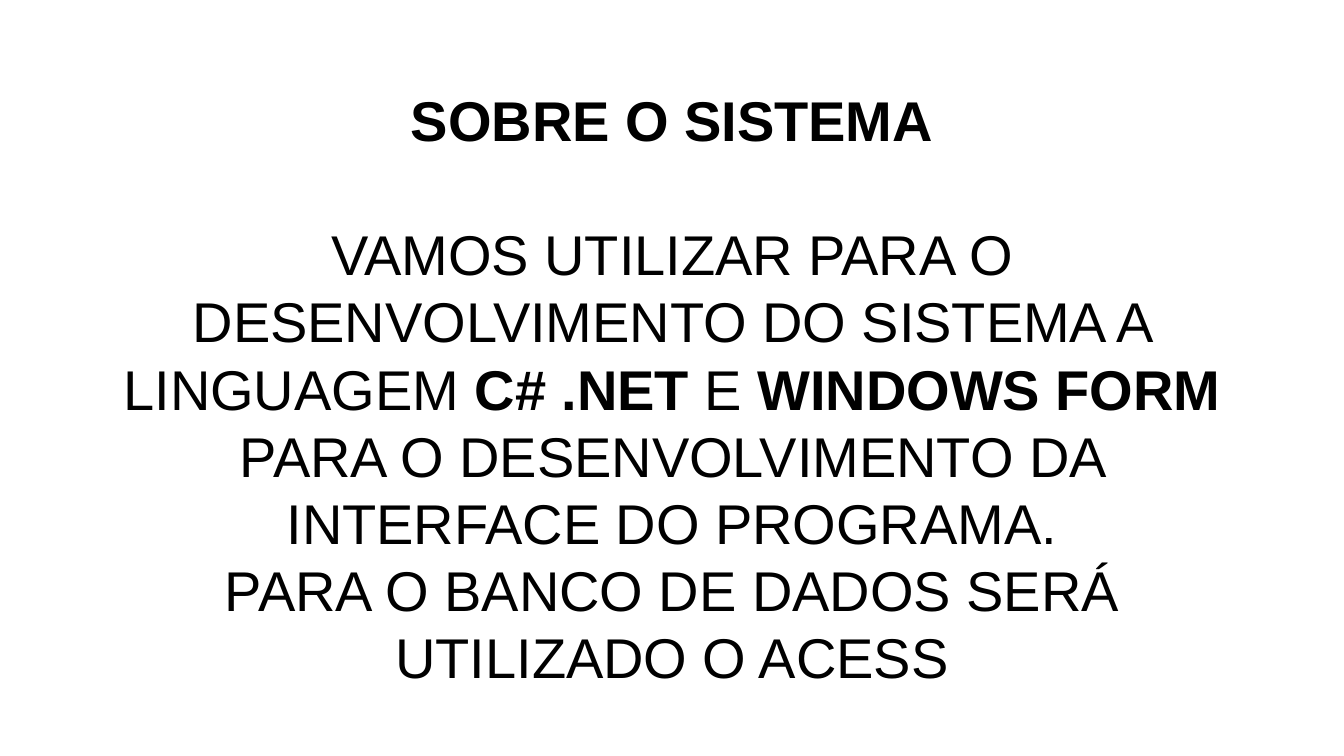
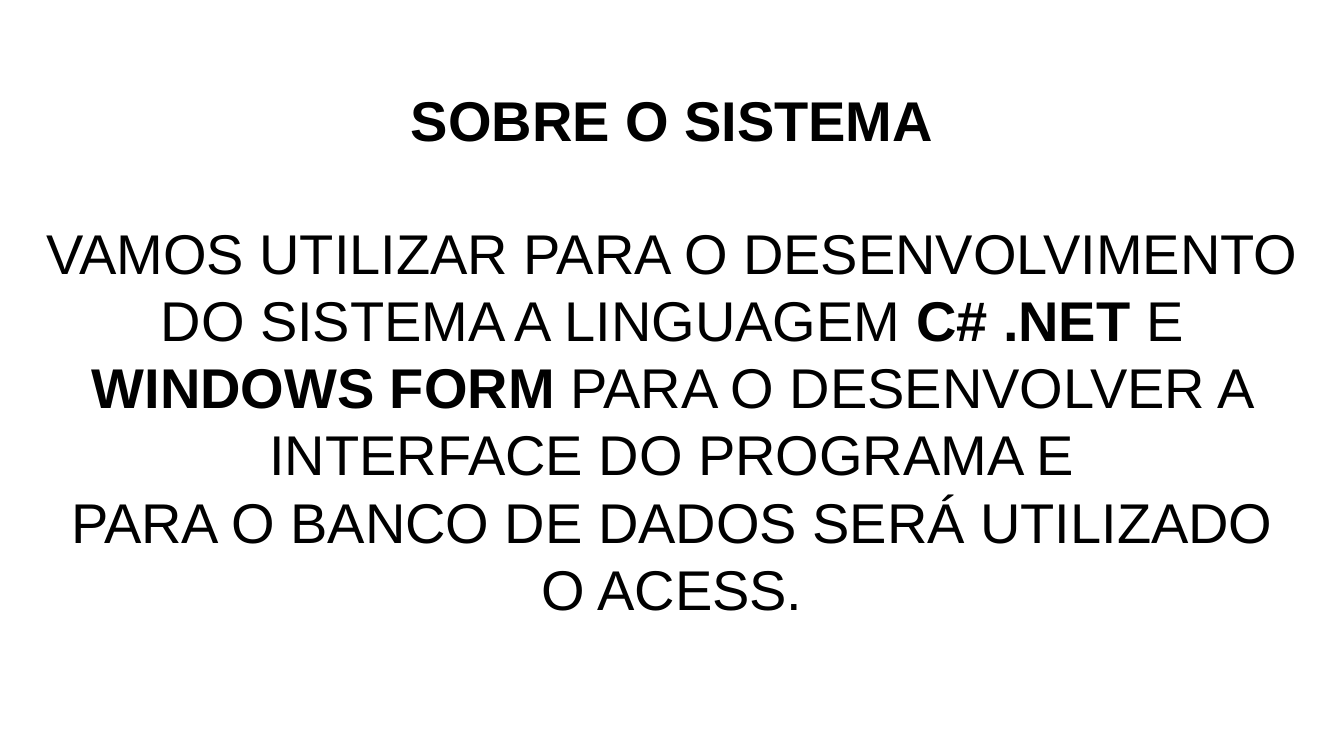
Before and after one commit to schotka/Prointer-V, a slide deck: slide 8 of 01-12-2020/Apresentação-faculdade - felipe schotka.pptx (slide 9 before the commit). Drawn at 1344x756 pixels with LibreOffice and Linux fonts; fonts in the diff are those of the drawing; background and template pictures are left out. Boxes give left, top, right and bottom in pixels: in the first picture for what was removed or moved away, otherwise in the second. Text is boxed around its words. In the diff, an @@ line names an element or a change of style, - is before the commit and + after.

```diff
--- a/01-12-2020/Apresentação-faculdade - felipe schotka.pptx
+++ b/01-12-2020/Apresentação-faculdade - felipe schotka.pptx
@@ text at (46, 235, 1297, 611): text changed @@
-VAMOS UTILIZAR PARA O DESENVOLVIMENTO DO SISTEMA A LINGUAGEM C# .NET E WINDOWS FORM PARA O DESENVOLVIMENTO DA INTERFACE DO PROGRAMA.
-PARA O BANCO DE DADOS SERÁ UTILIZADO O ACESS
+VAMOS UTILIZAR PARA O DESENVOLVIMENTO DO SISTEMA A LINGUAGEM C# .NET E WINDOWS FORM PARA O DESENVOLVER A INTERFACE DO PROGRAMA E
+PARA O BANCO DE DADOS SERÁ UTILIZADO O ACESS.
```
Also in this commit, not shown: 5 other slides changed, 3 slides added, 4 slides removed, 3 other files.
